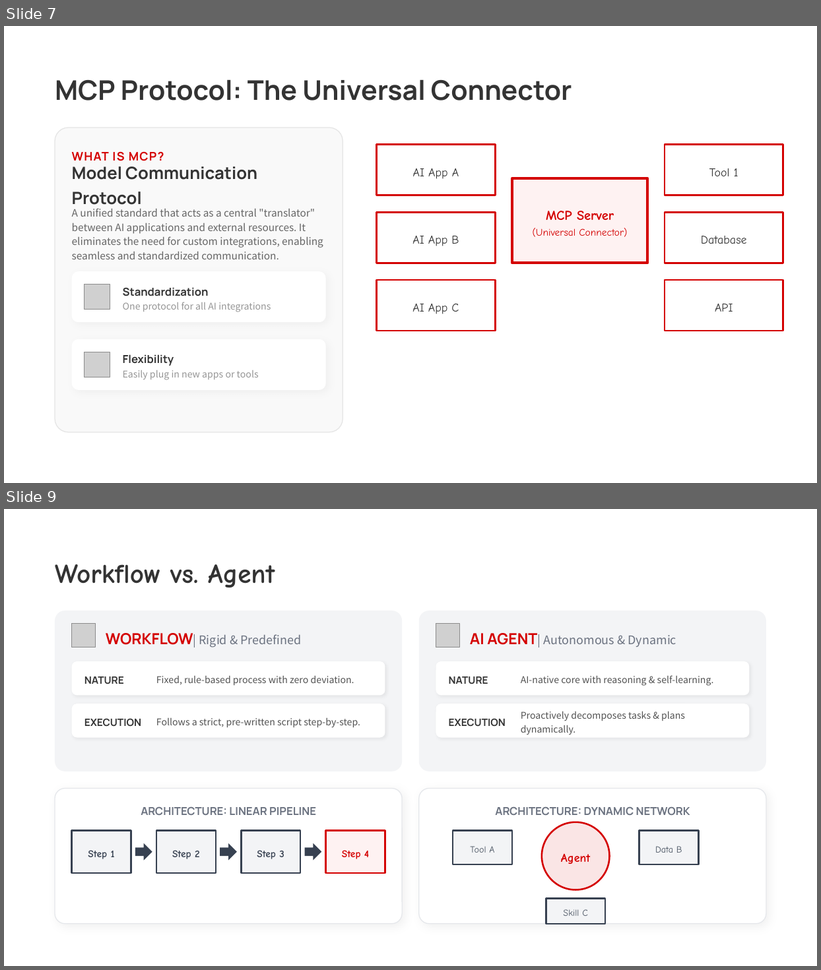
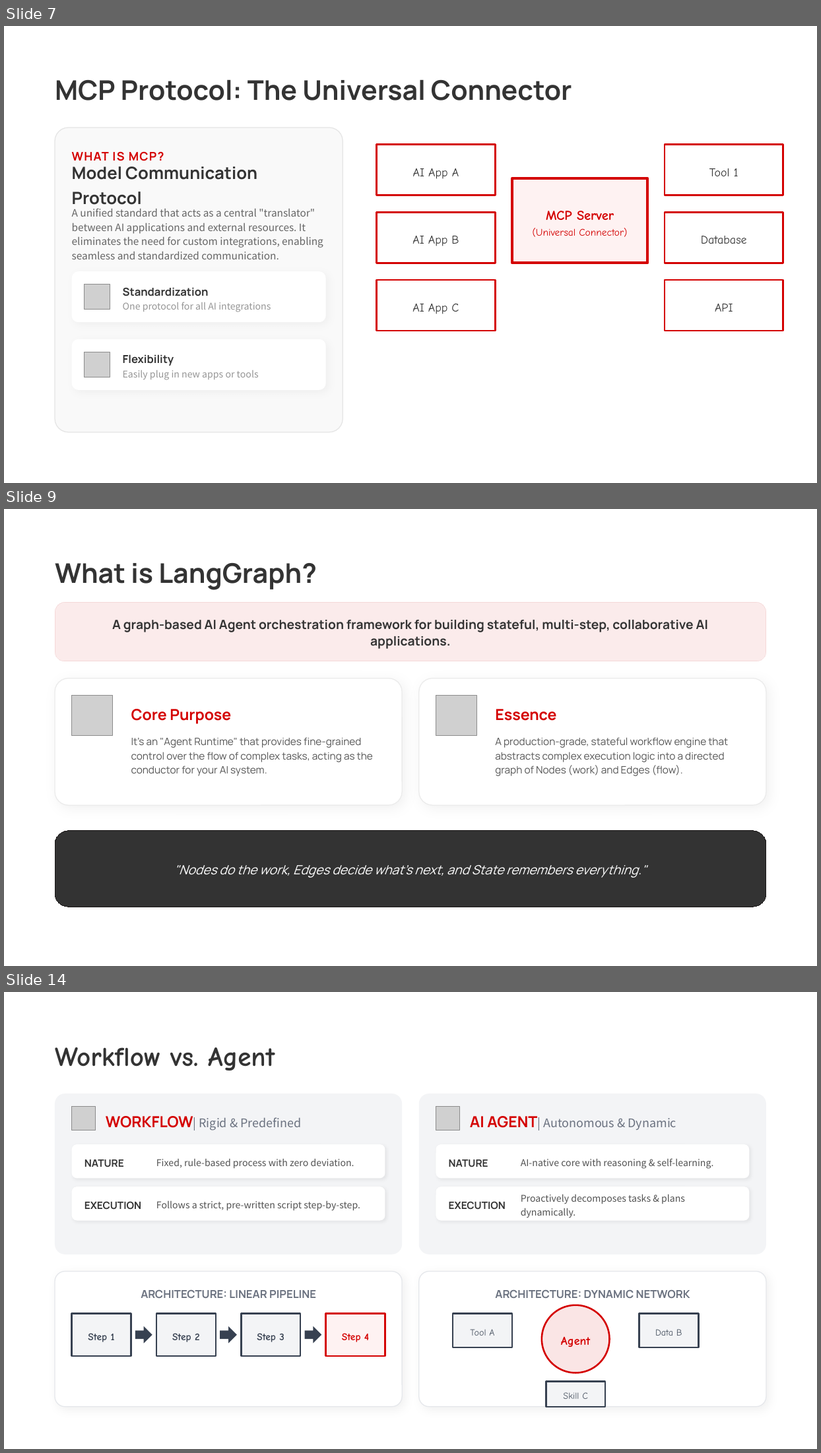
Before and after one commit to thomasdtchen/ai-agent, a slide deck: Understanding AI Agents for HSBC.pptx. Shown one above the other, each under a label of ours: slides 7 and 9 before the commit, slides 7, 9 and 14 after it; the slides between them are not shown. The pictures are 821x970 and 821x1453 pixels, drawn with LibreOffice and Linux fonts; fonts in the diff are those of the drawing; grey boxes stand for pictures. Boxes give left, top, right and bottom in pixels: in the first picture for what was removed or moved away, otherwise in the second. Text is boxed around its words. In the diff, an @@ line names an element or a change of style, - is before the commit and + after.

```diff
--- a/Understanding AI Agents for HSBC.pptx
+++ b/Understanding AI Agents for HSBC.pptx
@@ slide 9 added at (4, 509, 817, 966), background #FFFFFF @@
@@ text added at (55, 563, 317, 590), 32 pt, text #333333, bold @@
+What is LangGraph?
@@ rounded rectangle added at (55, 602, 766, 661), fill #D40000 at 8% opacity, outline #BB0000 0.75 pt @@
@@ text added at (112, 620, 708, 649), 15 pt, text #333333, bold @@
+A graph-based AI Agent orchestration framework for building stateful, multi-step, collaborative AI applications.
@@ rounded rectangle added at (55, 679, 402, 805), fill #FFFFFF, outline #EBEBEB 1 pt @@
@@ rounded rectangle added at (419, 679, 766, 805), fill #FFFFFF, outline #EBEBEB 1 pt @@
@@ picture added at (72, 696, 113, 737) @@
@@ picture added at (436, 696, 477, 737) @@
@@ text added at (131, 709, 231, 724), 18 pt, text #D40000, bold @@
+Core Purpose
@@ text added at (495, 709, 556, 721), 18 pt, text #D40000, bold @@
+Essence
@@ text added at (131, 737, 373, 776), 12 pt, text #555555 @@
+It's an "Agent Runtime" that provides fine-grained control over the flow of complex tasks, acting as the conductor for your AI system.
@@ text added at (495, 737, 728, 776), 12 pt, text #555555 @@
+A production-grade, stateful workflow engine that abstracts complex execution logic into a directed graph of Nodes (work) and Edges (flow).
@@ rounded rectangle added at (55, 831, 766, 908), fill #333333, outline #1A1717 0.75 pt @@
@@ text added at (174, 865, 647, 878), 15 pt, text #FFFFFF, italic @@
+"Nodes do the work, Edges decide what's next, and State remembers everything."
@@ what was slide 9 is now slide 14 @@
```
Also in this commit, not shown: 4 other slides added.
